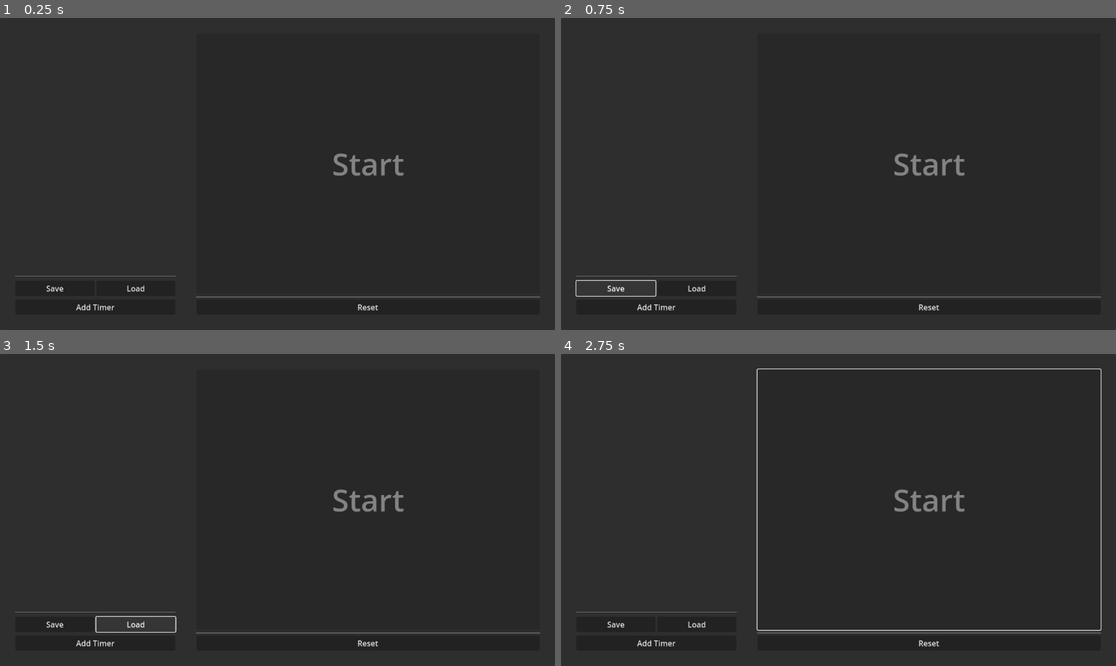
Above: before the commit, frames 1-4 (two rows, left to right).
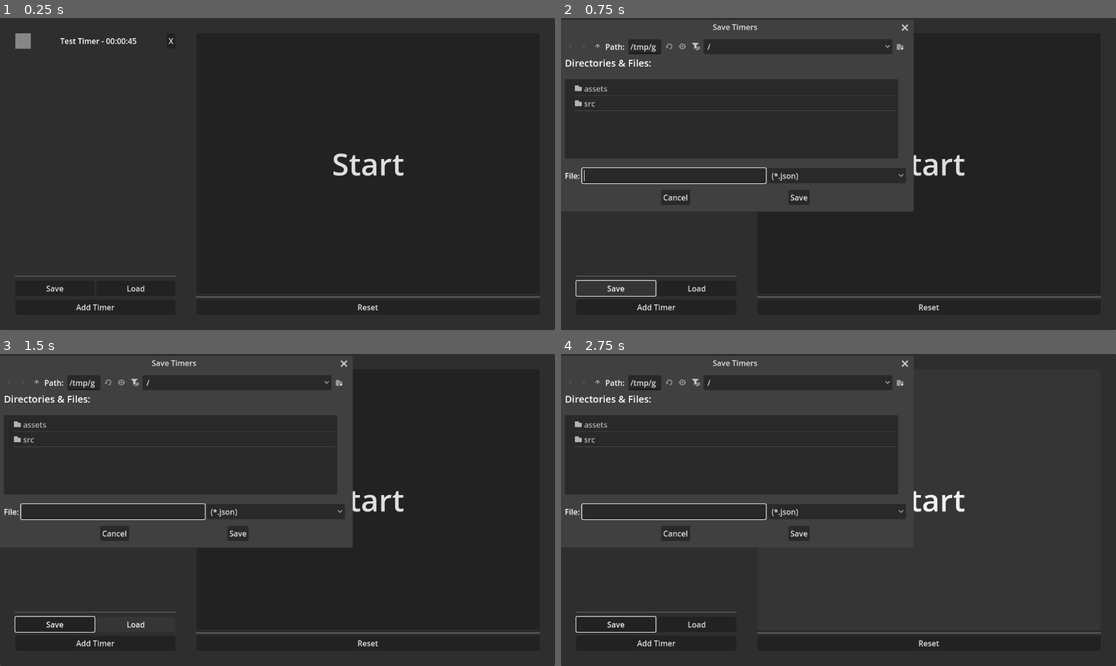
Above: after the commit, the same moments.

Repository: hellocld/sequence_timer
Game: Godot game, scene res://src/main/main.tscn
Two runs of this game, one before a commit and one after it. Both use one fixed random seed, a clock stepped at 60 frames per second and the inputs below.
Inputs (mouse positions are in pixels of both pictures, inside the frame that each line leads up to):
- Up to frame 1 (0.25 s): no input
- Up to frame 2 (0.75 s): click "Save" at 0.5 s
- Up to frame 3 (1.5 s): click "Load" at 1.25 s
- Up to frame 4 (2.75 s): click (927, 500) at 2 s, where only the run after the commit has a clickable "Start"

The runs differ from the first frame. In frame 1, 0.6% of the frame differs, in the area x 2-73%, y 4-51%; in frame 2, 1.5%; in frame 3, 1.7%; in frame 4, 2.4%, in the area x 0-98%, y 2-90%.

Commit message:
Update data structure, add save/load functionality

Diff:
--- a/src/main/main.gd
+++ b/src/main/main.gd
@@ -1,4 +1,7 @@
 extends Control
+
+@export var timer_set:TimerSet
+
 
 @export var timer_chime:AudioStreamPlayer
 @export var timer:Timer
@@ -13,6 +16,11 @@
 @export var add_timer_duration_minutes:SpinBox
 @export var add_timer_duration_seconds:SpinBox
 
+@export_group("Save and Load")
+@export var save_dialog:FileDialog
+@export var load_dialog:FileDialog
+
+
 @export_group("Timer Scene")
 @export var timer_scene:PackedScene
 
@@ -20,14 +28,17 @@
 @export var timer_timeout_chime:AudioStream
 @export var timer_all_done_chime:AudioStream
 
-var timer_set:Array
-
 var timer_set_index:int = 0
 
 
 
 func _ready() -> void:
-	start_button.disabled = timer_set.is_empty()
+	start_button.disabled = _disable_start_button()
+	if timer_set:
+		_update_timers_ui()
+	else:
+		timer_set = TimerSet.new()
+	timer_set.changed.connect(_update_timers_ui)
 
 
 func _process(_delta:float) -> void:
@@ -38,12 +49,23 @@
 		start_button.text = "%02d:%02d:%02d" % [hours, minutes, seconds]
 
 
+func _update_timers_ui() -> void:
+	for child in timer_collection_ui.get_children():
+		child.queue_free()
+	for t in timer_set.timers:
+		var ui:CustomTimer = timer_scene.instantiate()
+		ui.timer_data = t
+		ui.delete_timer.connect(_on_delete_timer)
+		timer_collection_ui.add_child(ui)
+	start_button.disabled = _disable_start_button()
+
+
 func _on_add_timer_button_pressed() -> void:
 	timer_popup.popup_centered()
 
 
 func _on_start_button_pressed() -> void:
-	_lock_timers(true)
+	_lock_timer_ui(true)
 	start_button.text = "Get Ready"
 	timer_set_index = -1
 	timer.start(3)
@@ -54,53 +76,74 @@
 
 
 func _on_timer_timeout() -> void:
-	for t in timer_set:
+	for t:CustomTimer in timer_collection_ui.get_children():
 		t.is_active = false
-	timer_set_index+= 1
-	if timer_set_index >= timer_set.size():
+	timer_set_index += 1
+	if timer_set_index >= timer_set.timers.size():
 		timer_chime.stream = timer_all_done_chime
-		_lock_timers(false)
+		_lock_timer_ui(false)
 		timer.stop()
 		start_button.text = "Start"
 	else:
 		timer_chime.stream = timer_timeout_chime
-		timer_set[timer_set_index].is_active = true
-		timer.start(timer_set[timer_set_index].duration_in_seconds)
+		for t:CustomTimer in timer_collection_ui.get_children():
+			if t.timer_data == timer_set.timers[timer_set_index]:
+				t.is_active = true
+				break
+		timer.start(timer_set.timers[timer_set_index].duration_in_seconds)
 	timer_chime.play()
 
 
 func _on_add_timer_popup_button_pressed() -> void:
-	var description = add_timer_line_edit.text
-	var t = timer_scene.instantiate() as CustomTimer
-	t.hours = add_timer_duration_hours.value
-	t.minutes = add_timer_duration_minutes.value
-	t.seconds = add_timer_duration_seconds.value
-	t.label_text = description
-	t.is_active = false
-	t.delete_timer.connect(_on_delete_timer)
-	timer_collection_ui.add_child(t)
-	timer_set.append(t)
+	var new_timer_data = TimerData.new()
+	new_timer_data.description = add_timer_line_edit.text
+	new_timer_data.hours = add_timer_duration_hours.value
+	new_timer_data.minutes = add_timer_duration_minutes.value
+	new_timer_data.seconds = add_timer_duration_seconds.value
+	timer_set.timers.push_back(new_timer_data)
+	_update_timers_ui()
 	timer_popup.hide()
-	start_button.disabled = timer_set.is_empty()
+	start_button.disabled = _disable_start_button()
+
+
 
 
 func _on_delete_timer(custom_timer:CustomTimer) -> void:
-	var id = timer_set.find(custom_timer)
+	var id = timer_set.timers.find(custom_timer.timer_data)
 	if id >= 0:
-		timer_set.remove_at(id)
-	custom_timer.queue_free()
-	start_button.disabled = timer_set.is_empty()
+		timer_set.timers.remove_at(id)
+	_update_timers_ui()
 
 
-func _lock_timers(value:bool) -> void:
-	for t in timer_set:
+func _disable_start_button() -> bool:
+	return timer_set == null || timer_set.timers.is_empty()
+
+
+func _lock_timer_ui(value:bool) -> void:
+	for t in timer_collection_ui.get_children():
 		t.timer_is_running = value
 	add_timer_button.disabled = value
 
 
 func _on_save_button_pressed() -> void:
-	pass # Replace with function body.
+	save_dialog.popup()
 
 
 func _on_load_button_pressed() -> void:
-	pass # Replace with function body.
+	load_dialog.popup()
+
+
+func _on_save_timer_set_dialog_file_selected(path: String) -> void:
+	var data = JSON.stringify(timer_set.to_dict())
+	var file = FileAccess.open(path, FileAccess.WRITE)
+	file.store_string(data)
+	file.close()
+
+
+func _on_load_timer_set_dialog_file_selected(path: String) -> void:
+	var file = FileAccess.open(path, FileAccess.READ)
+	var raw_data = file.get_as_text()
+	file.close()
+	var data = JSON.parse_string(raw_data)
+	timer_set = TimerSet.from_dict(data)
+	_update_timers_ui()
--- a/src/main/main.tscn
+++ b/src/main/main.tscn
@@ -1,7 +1,9 @@
-[gd_scene load_steps=6 format=3 uid="uid://cpbw12mkkrvtr"]
+[gd_scene load_steps=10 format=3 uid="uid://cpbw12mkkrvtr"]
 
 [ext_resource type="Script" uid="uid://dkfgekq6ie1jp" path="res://src/main/main.gd" id="1_3eh75"]
 [ext_resource type="PackedScene" uid="uid://td0640bwqf4f" path="res://src/timer/timer.tscn" id="2_3s6yk"]
+[ext_resource type="Script" uid="uid://mh586gvfrh00" path="res://src/main/timer_set.gd" id="2_jqarl"]
+[ext_resource type="Script" uid="uid://cjrcf4d22mmgn" path="res://src/main/timer_data.gd" id="3_30cu5"]
 [ext_resource type="AudioStream" uid="uid://blv3fsoxoas1b" path="res://assets/sfx/timer_end.wav" id="3_djufw"]
 [ext_resource type="AudioStream" uid="uid://dmbii2txfvmyd" path="res://assets/sfx/all_timers_end.wav" id="4_jkpqq"]
 
@@ -11,7 +13,22 @@
 MarginContainer/constants/margin_right = 16
 MarginContainer/constants/margin_top = 16
 
-[node name="Main" type="Control" node_paths=PackedStringArray("timer_chime", "timer", "timer_collection_ui", "start_button", "add_timer_button", "timer_popup", "add_timer_line_edit", "add_timer_duration_hours", "add_timer_duration_minutes", "add_timer_duration_seconds")]
+[sub_resource type="Resource" id="Resource_frqgp"]
+script = ExtResource("3_30cu5")
+description = "Test Timer"
+hours = 0
+minutes = 0
+seconds = 45
+metadata/_custom_type_script = "uid://cjrcf4d22mmgn"
+
+[sub_resource type="Resource" id="Resource_2nke2"]
+script = ExtResource("2_jqarl")
+name = "Test timer set"
+description = "Testing timers for the new timer set data functionality (needed for loading and saving)"
+timers = Array[ExtResource("3_30cu5")]([SubResource("Resource_frqgp")])
+metadata/_custom_type_script = "uid://mh586gvfrh00"
+
+[node name="Main" type="Control" node_paths=PackedStringArray("timer_chime", "timer", "timer_collection_ui", "start_button", "add_timer_button", "timer_popup", "add_timer_line_edit", "add_timer_duration_hours", "add_timer_duration_minutes", "add_timer_duration_seconds", "save_dialog", "load_dialog")]
 layout_mode = 3
 anchors_preset = 15
 anchor_right = 1.0
@@ -20,9 +37,10 @@
 grow_vertical = 2
 theme = SubResource("Theme_rccf1")
 script = ExtResource("1_3eh75")
+timer_set = SubResource("Resource_2nke2")
 timer_chime = NodePath("TimerChime")
 timer = NodePath("Timer")
-timer_collection_ui = NodePath("PanelContainer/MarginContainer/HSplitContainer/MarginContainer/Timers/AddedTimers")
+timer_collection_ui = NodePath("PanelContainer/MarginContainer/HSplitContainer/MarginContainer/Timers/ScrollContainer/AddedTimers")
 start_button = NodePath("PanelContainer/MarginContainer/HSplitContainer/MarginContainer2/Countdown/StartButton")
 add_timer_button = NodePath("PanelContainer/MarginContainer/HSplitContainer/MarginContainer/Timers/AddTimerButton")
 timer_popup = NodePath("AddTimerPopup")
@@ -30,6 +48,8 @@
 add_timer_duration_hours = NodePath("AddTimerPopup/MarginContainer/VBoxContainer/HBoxContainer2/HoursSpinBox")
 add_timer_duration_minutes = NodePath("AddTimerPopup/MarginContainer/VBoxContainer/HBoxContainer2/MinutesSpinBox")
 add_timer_duration_seconds = NodePath("AddTimerPopup/MarginContainer/VBoxContainer/HBoxContainer2/SecondsSpinBox")
+save_dialog = NodePath("SaveTimerSetDialog")
+load_dialog = NodePath("LoadTimerSetDialog")
 timer_scene = ExtResource("2_3s6yk")
 timer_timeout_chime = ExtResource("3_djufw")
 timer_all_done_chime = ExtResource("4_jkpqq")
@@ -59,8 +79,13 @@
 size_flags_horizontal = 3
 theme_override_constants/separation = 8
 
-[node name="AddedTimers" type="VBoxContainer" parent="PanelContainer/MarginContainer/HSplitContainer/MarginContainer/Timers"]
-layout_mode = 2
+[node name="ScrollContainer" type="ScrollContainer" parent="PanelContainer/MarginContainer/HSplitContainer/MarginContainer/Timers"]
+layout_mode = 2
+size_flags_vertical = 3
+
+[node name="AddedTimers" type="VBoxContainer" parent="PanelContainer/MarginContainer/HSplitContainer/MarginContainer/Timers/ScrollContainer"]
+layout_mode = 2
+size_flags_horizontal = 3
 size_flags_vertical = 3
 
 [node name="HSeparator" type="HSeparator" parent="PanelContainer/MarginContainer/HSplitContainer/MarginContainer/Timers"]
@@ -176,6 +201,20 @@
 [node name="AddTimerPopupButton" type="Button" parent="AddTimerPopup/MarginContainer/VBoxContainer"]
 layout_mode = 2
 text = "Add New Timer"
+
+[node name="SaveTimerSetDialog" type="FileDialog" parent="."]
+title = "Save Timers"
+dialog_hide_on_ok = true
+access = 2
+filters = PackedStringArray("*.json")
+
+[node name="LoadTimerSetDialog" type="FileDialog" parent="."]
+title = "Load Timer Set"
+ok_button_text = "Open"
+dialog_hide_on_ok = true
+file_mode = 0
+access = 2
+filters = PackedStringArray("*.json")
 
 [connection signal="pressed" from="PanelContainer/MarginContainer/HSplitContainer/MarginContainer/Timers/HBoxContainer/SaveButton" to="." method="_on_save_button_pressed"]
 [connection signal="pressed" from="PanelContainer/MarginContainer/HSplitContainer/MarginContainer/Timers/HBoxContainer/LoadButton" to="." method="_on_load_button_pressed"]
@@ -184,3 +223,5 @@
 [connection signal="pressed" from="PanelContainer/MarginContainer/HSplitContainer/MarginContainer2/Countdown/ResetButton" to="." method="_on_reset_button_pressed"]
 [connection signal="timeout" from="Timer" to="." method="_on_timer_timeout"]
 [connection signal="pressed" from="AddTimerPopup/MarginContainer/VBoxContainer/AddTimerPopupButton" to="." method="_on_add_timer_popup_button_pressed"]
+[connection signal="file_selected" from="SaveTimerSetDialog" to="." method="_on_save_timer_set_dialog_file_selected"]
+[connection signal="file_selected" from="LoadTimerSetDialog" to="." method="_on_load_timer_set_dialog_file_selected"]
--- /dev/null
+++ b/src/main/timer_data.gd
@@ -0,0 +1,53 @@
+class_name TimerData
+extends Resource
+
+@export var description:String:
+	set(value):
+		description = value
+		changed.emit()
+	get:
+		return description
+
+@export var hours:int:
+	set(value):
+		hours = value
+		changed.emit()
+	get:
+		return hours
+
+@export var minutes:int:
+	set(value):
+		minutes = value
+		changed.emit()
+	get:
+		return minutes
+
+@export var seconds:int:
+	set(value):
+		seconds = value
+		changed.emit()
+	get:
+		return seconds
+
+var duration_in_seconds:int:
+	get:
+		return seconds + minutes*60 + hours * 3600
+
+
+func to_dict() -> Dictionary:
+	var dict = {
+		"description": description,
+		"hours": hours,
+		"minutes": minutes,
+		"seconds": seconds,
+	}
+	return dict
+
+
+static func from_dict(dict:Dictionary) -> TimerData:
+	var td = TimerData.new()
+	td.description = dict["description"]
+	td.hours = dict["hours"]
+	td.minutes = dict["minutes"]
+	td.seconds = dict["seconds"]
+	return td
--- /dev/null
+++ b/src/main/timer_set.gd
@@ -0,0 +1,26 @@
+class_name TimerSet
+extends Resource
+
+@export var name:String
+@export_multiline var description:String
+@export var timers:Array[TimerData]
+
+func to_dict() -> Dictionary:
+	var dict = {
+		"name": name,
+		"description": description,
+		"timers": []
+	}
+	for timer in timers:
+		dict["timers"].push_back(timer.to_dict())
+
+	return dict
+
+
+static func from_dict(dict:Dictionary) -> TimerSet:
+	var ts = TimerSet.new()
+	ts.name = dict["name"]
+	ts.description = dict["description"]
+	for timer:Dictionary in dict["timers"]:
+		ts.timers.push_back(TimerData.from_dict(timer))
+	return ts
--- a/src/timer/custom_timer.gd
+++ b/src/timer/custom_timer.gd
@@ -3,37 +3,18 @@
 
 signal delete_timer(custom_timer:CustomTimer)
 
+@export var timer_data:TimerData:
+	set(value):
+		timer_data = value
+		_update_label()
+	get:
+		return timer_data
 @export var active_color:Color
 @export var inactive_color:Color
 @export var activity_rect:ColorRect
 @export var label:Label
 @export var delete_button:Button
 
-var label_text:String:
-	set(value):
-		label_text = value
-		_update_label()
-	get:
-		return label_text
-
-var hours:int:
-	set(value):
-		hours = value
-		_update_label()
-
-var minutes:int:
-	set(value):
-		minutes = value
-		_update_label()
-
-var seconds:int:
-	set(value):
-		seconds = value
-		_update_label()
-
-var duration_in_seconds:float:
-	get:
-		return seconds + minutes * 60 + hours * 3600
 
 var timer_is_running:bool = false:
 	set(value):
@@ -56,4 +37,4 @@
 
 
 func _update_label() -> void:
-	label.text = "%s - %02d:%02d:%02d" % [label_text, hours, minutes, seconds]
+	label.text = "%s - %02d:%02d:%02d" % [timer_data.description, timer_data.hours, timer_data.minutes, timer_data.seconds]
--- a/src/timer/timer.tscn
+++ b/src/timer/timer.tscn
@@ -3,6 +3,7 @@
 [ext_resource type="Script" uid="uid://bcsoi772n1cxb" path="res://src/timer/custom_timer.gd" id="1_yqo6l"]
 
 [node name="Timer" type="HBoxContainer" node_paths=PackedStringArray("activity_rect", "label", "delete_button")]
+size_flags_horizontal = 3
 script = ExtResource("1_yqo6l")
 active_color = Color(0.559695, 0.948905, 0.166003, 1)
 inactive_color = Color(0.233925, 0.233925, 0.233925, 1)
Not shown, added: src/main/timer_data.gd.uid
Not shown, added: src/main/timer_set.gd.uid
